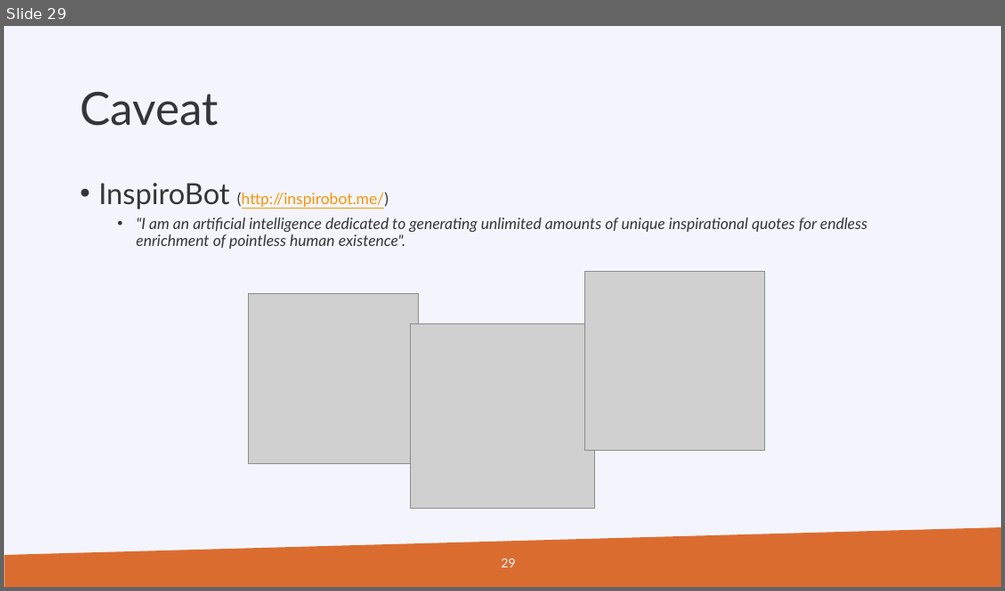
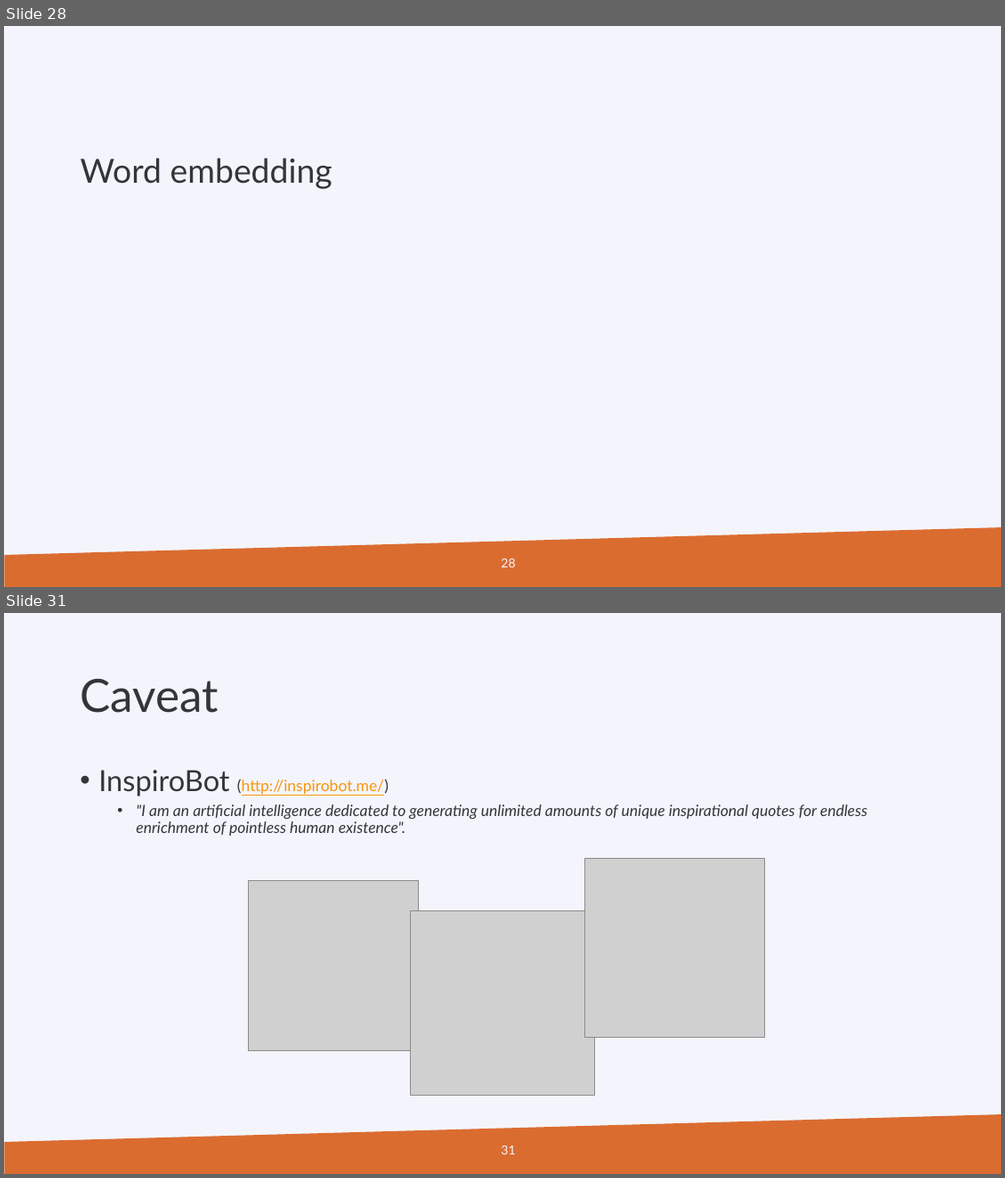
Before and after one commit to gjbex/PRACE_ML, a slide deck: prace_days_ml_2019.pptx. Shown one above the other, each under a label of ours: slide 29 before the commit, slides 28 and 31 after it; the slides between them are not shown. The pictures are 1005x591 and 1005x1178 pixels, drawn with LibreOffice and Linux fonts; fonts in the diff are those of the drawing; grey boxes stand for pictures; background and template pictures are left out. Boxes give left, top, right and bottom in pixels: in the first picture for what was removed or moved away, otherwise in the second. Text is boxed around its words. In the diff, an @@ line names an element or a change of style, - is before the commit and + after.

```diff
--- a/prace_days_ml_2019.pptx
+++ b/prace_days_ml_2019.pptx
@@ slide 28 added at (x1=4, y1=26, x2=1001, y2=587), background #F4F5FC; not listed: 1 template element that a slide beside it also shows @@
@@ title added at (x1=81, y1=158, x2=332, y2=189), 32 pt, text #333639 @@
+Word embedding
@@ page number added at (x1=501, y1=558, x2=515, y2=567), 12 pt, text #F4F5FC @@
+28
@@ what was slide 29 is now slide 31 @@
@@ page number at (x1=501, y1=1145, x2=515, y2=1154): text changed @@
-29
+31
```
Also in this commit, not shown: 3 slides changed, 1 other slide added.
